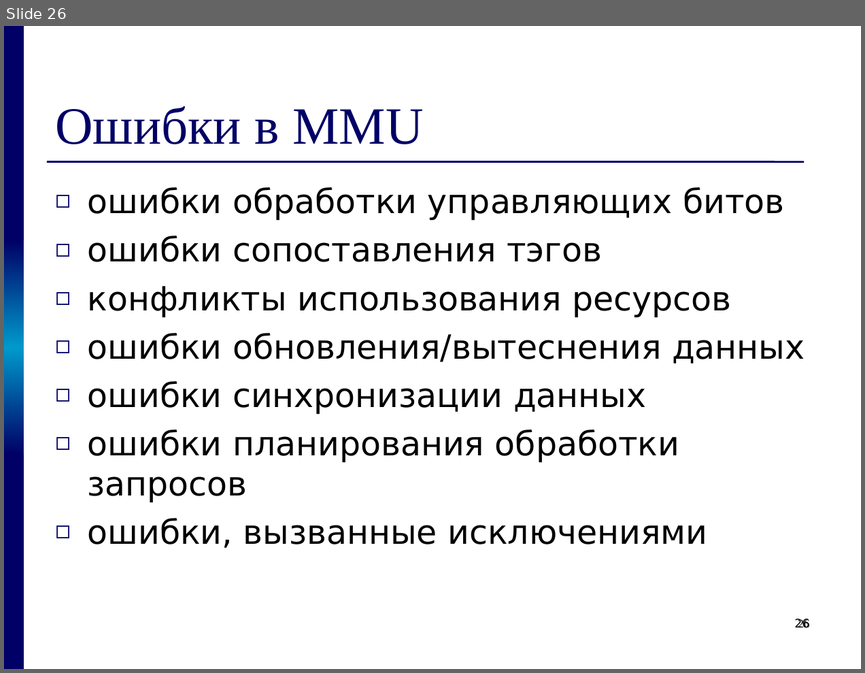
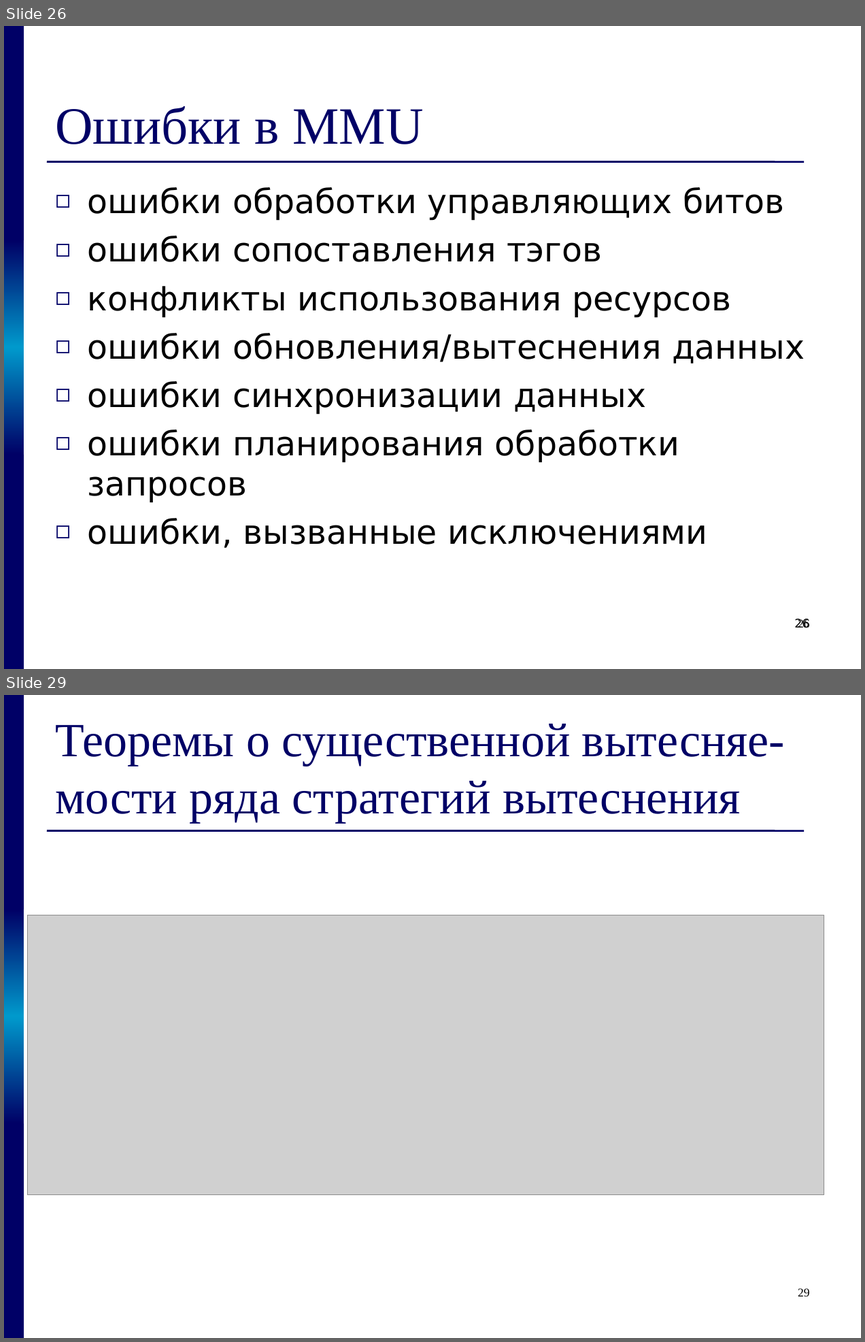
Before and after one commit to kornevgen/tesla-project, a slide deck: papers/THESIS/talks/z2611.ppt. Shown one above the other, each under a label of ours: slide 26 before the commit, slides 26 and 29 after it; the slides between them are not shown. The pictures are 865x673 and 865x1342 pixels, drawn with LibreOffice and Linux fonts; fonts in the diff are those of the drawing; grey boxes stand for pictures. Boxes give left, top, right and bottom in pixels: in the first picture for what was removed or moved away, otherwise in the second. Text is boxed around its words. In the diff, an @@ line names an element or a change of style, - is before the commit and + after.

```diff
--- a/papers/THESIS/talks/z2611.ppt
+++ b/papers/THESIS/talks/z2611.ppt
@@ slide 29 added at [4, 695, 861, 1338], background #FFFFFF; not listed: 4 template elements that a slide beside it also shows @@
@@ title added at [55, 724, 785, 822], 40 pt, text #000066 @@
+Теоремы о существенной вытесняе-мости ряда стратегий вытеснения
@@ picture added at [27, 915, 823, 1195] @@
@@ page number added at [798, 1288, 809, 1296], 10 pt, text #000000 @@
+29
```
Also in this commit, not shown: 1 slide changed, 6 other slides added.
